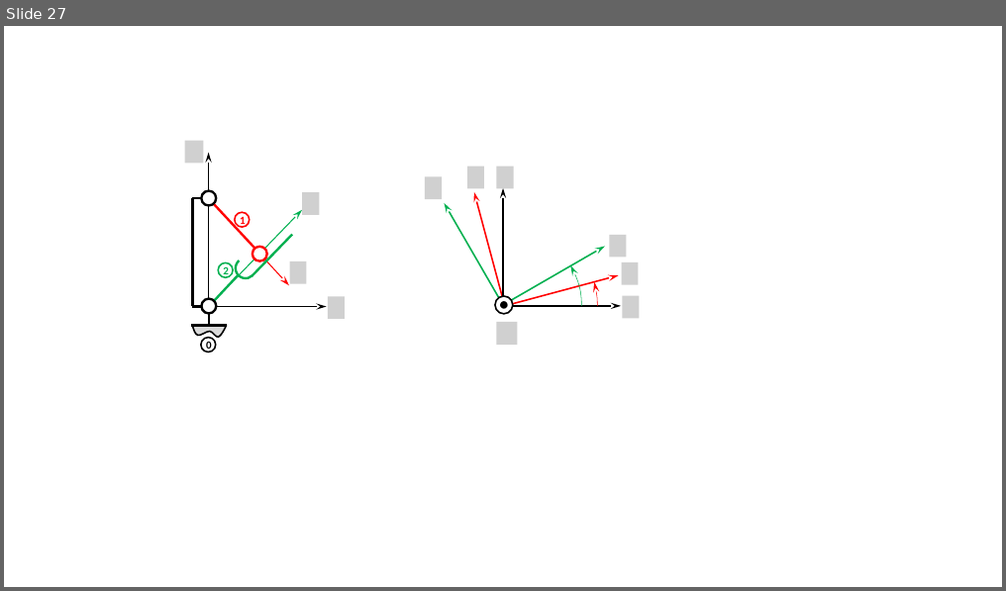
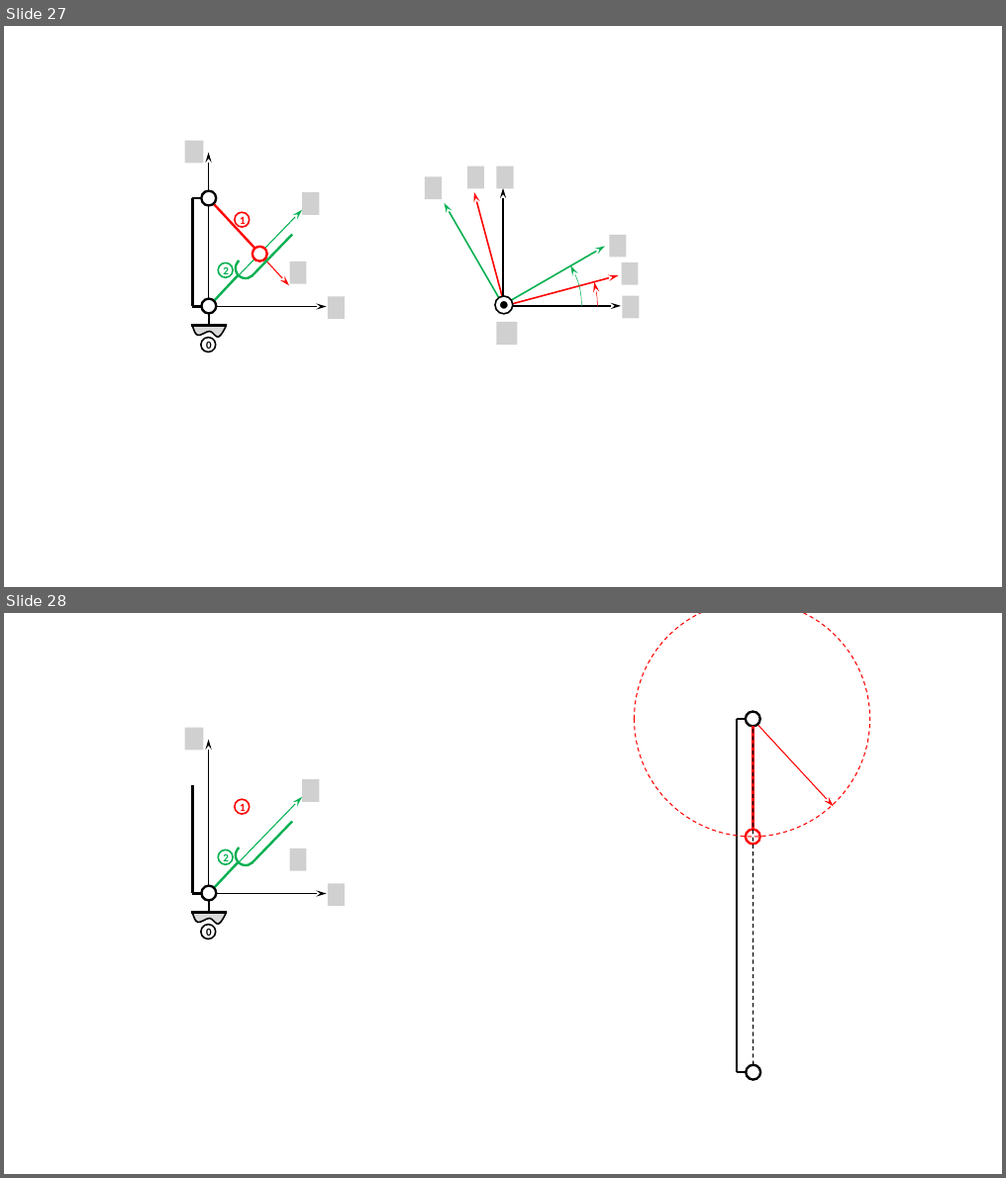
Before and after one commit to xpessoles/ExercicesCompetences, a slide deck: MecanismesDeBase/Figures.pptx. Shown one above the other, each under a label of ours: slide 27 before the commit, slides 27 and 28 after it. The pictures are 1006x591 and 1006x1178 pixels, drawn with LibreOffice and Linux fonts; fonts in the diff are those of the drawing; grey boxes stand for pictures; background and template pictures are left out. Boxes give left, top, right and bottom in pixels: in the first picture for what was removed or moved away, otherwise in the second. Text is boxed around its words. In the diff, an @@ line names an element or a change of style, - is before the commit and + after.

```diff
--- a/MecanismesDeBase/Figures.pptx
+++ b/MecanismesDeBase/Figures.pptx
@@ slide 28 added at [4,613,1002,1174], background #FFFFFF @@
@@ ellipse added at [635,613,870,837], outline #FF0000 1 pt dashed @@
@@ picture added at [185,728,204,750] @@
@@ line added from (746, 719) to (737, 719), #000000 2.25 pt @@
@@ line added from (737, 1072) to (737, 719), #000000 2.25 pt @@
@@ ellipse added at [746,712,761,727], fill #FFFFFF, outline #000000 2.25 pt @@
@@ arrow added from (748, 714) to (834, 806), #FF0000 1 pt @@
@@ line added from (752, 830) to (752, 726), #FF0000 2.25 pt @@
@@ line added from (753, 1065) to (752, 726), #000000 1 pt dashed @@
@@ arrow added from (208, 894) to (208, 740), #000000 1 pt @@
@@ line added from (193, 894) to (193, 785), #000000 2.25 pt @@
@@ picture added at [302,780,319,802] @@
@@ arrow added from (214, 888) to (302, 797), #00B050 1 pt @@
@@ ellipse added at [235,799,250,814], outline #FF0000 1.5 pt, 10.5 pt, text #FF0000, bold @@
+1
@@ arc (boxed as its full ellipse) added at [231,841,259,869], fill #FFFFFF, outline #00B050 2.25 pt @@
@@ line added from (252, 863) to (292, 822), #00B050 2.25 pt @@
@@ picture added at [290,849,307,871] @@
@@ ellipse added at [746,830,761,845], fill #FFFFFF, outline #FF0000 2.25 pt @@
@@ line added from (214, 888) to (238, 863), #00B050 2.25 pt @@
@@ ellipse added at [218,851,233,865], outline #00B050 1.5 pt, 10.5 pt, text #00B050, bold @@
+2
@@ line added from (201, 894) to (193, 894), #000000 2.25 pt @@
@@ ellipse added at [202,886,217,901], fill #FFFFFF, outline #000000 2.25 pt @@
@@ arrow added from (208, 894) to (327, 894), #000000 1 pt @@
@@ line added from (209, 900) to (209, 912), #000000 2.25 pt @@
@@ picture added at [328,884,345,906] @@
@@ line added from (227, 912) to (191, 912), #000000 2.25 pt @@
@@ freeform shape added at [193,912,227,925], fill #D9D9D9, outline #000000 1.5 pt @@
@@ ellipse added at [201,925,216,940], outline #000000 1.5 pt, 10.5 pt, text #000000, bold @@
+0
@@ line added from (746, 1072) to (737, 1072), #000000 2.25 pt @@
@@ ellipse added at [746,1065,761,1080], fill #FFFFFF, outline #000000 2.25 pt @@
```
